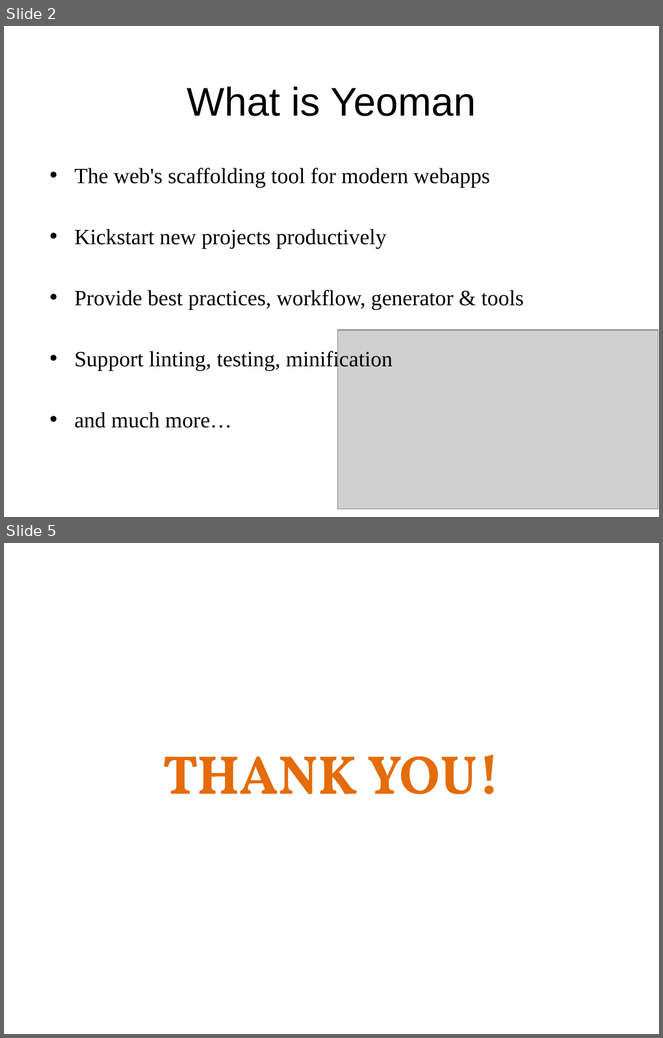
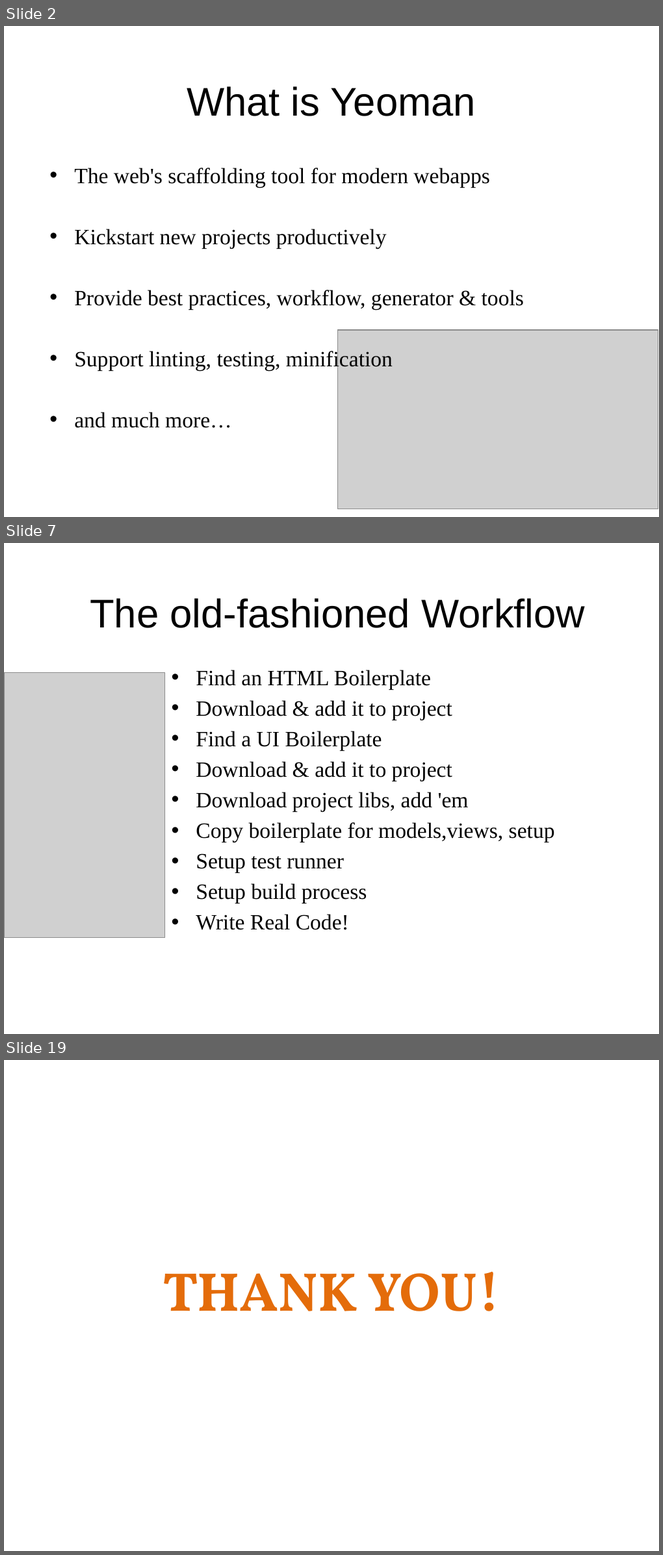
Before and after one commit to sonvq-qsoftvn/angularjs-training, a slide deck: QS_Training_AngularJS_Yeoman, Grunt, Gulp - SonVQ.pptx. Shown one above the other, each under a label of ours: slides 2 and 5 before the commit, slides 2, 7 and 19 after it; the slides between them are not shown. The pictures are 663x1038 and 663x1555 pixels, drawn with LibreOffice and Linux fonts; fonts in the diff are those of the drawing; grey boxes stand for pictures; background and template pictures are left out. Boxes give left, top, right and bottom in pixels: in the first picture for what was removed or moved away, otherwise in the second. Text is boxed around its words. In the diff, an @@ line names an element or a change of style, - is before the commit and + after.

```diff
--- a/QS_Training_AngularJS_Yeoman, Grunt, Gulp - SonVQ.pptx
+++ b/QS_Training_AngularJS_Yeoman, Grunt, Gulp - SonVQ.pptx
@@ slide 7 added at [4, 543, 659, 1034], background picture (left out) @@
@@ title added at [90, 598, 585, 628], 44 pt, text #000000 @@
+The old-fashioned Workflow
@@ picture added at [4, 672, 165, 938] @@
@@ text added at [196, 670, 555, 930], 24 pt, text #000000 @@
+• Find an HTML Boilerplate
+• Download & add it to project
+• Find a UI Boilerplate
+• Download & add it to project
+• Download project libs, add 'em
+• Copy boilerplate for models,views, setup
+• Setup test runner
+• Setup build process
+• Write Real Code!
@@ what was slide 5 is now slide 19 @@
```
Also in this commit, not shown: 2 slides changed, 14 other slides added, 1 slide removed, 4 other files.
